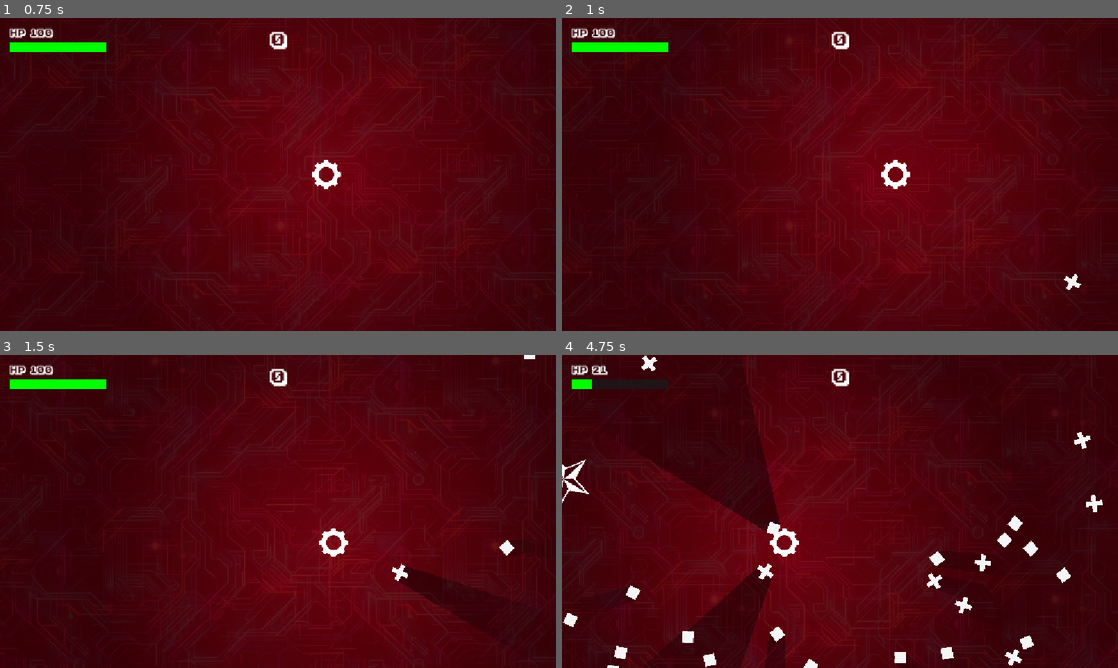
Above: before the commit, frames 1-4 (two rows, left to right).
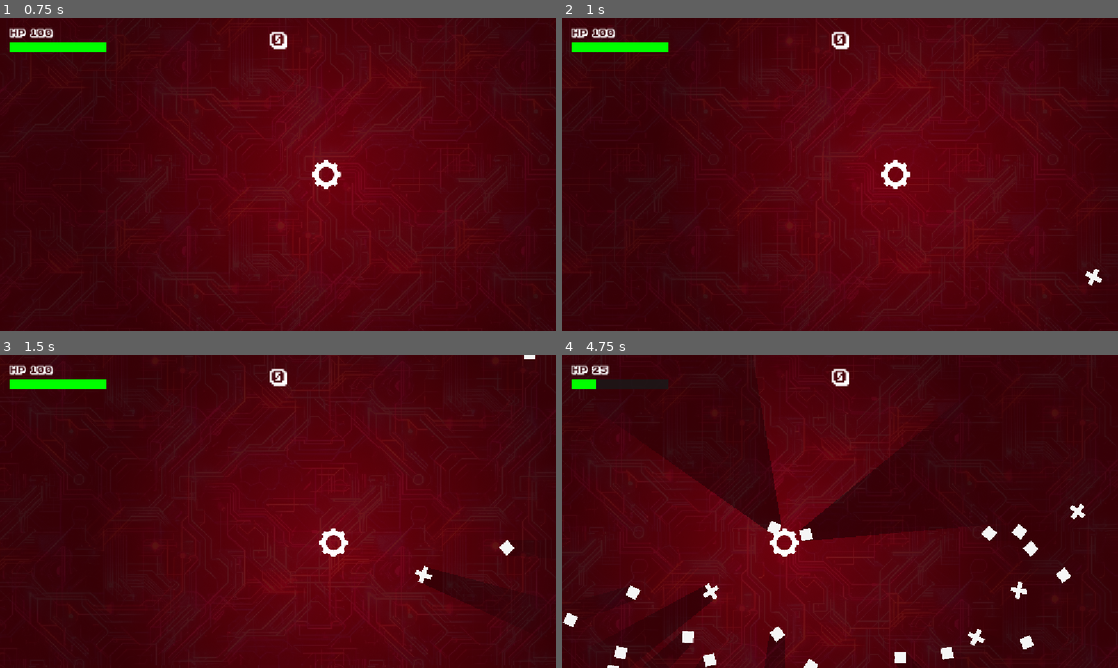
Above: after the commit, the same moments.

Repository: howardkam/Blockade
Game: Godot game, scene res://world_1.tscn
The game is run twice, just before and just after one commit, with the same random seed, the same clock (stepped at 60 frames per second) and the same inputs. Sound files missing from this copy of the repository are replaced by a short silence.
Inputs (mouse positions are in pixels of both pictures, inside the frame that each line leads up to):
- Up to frame 1 (0.75 s): tap Enter at 0.5 s; move the mouse to (400, 158) at 0.52 s; hold D (right) from 0.53 s (still down)
- Up to frame 2 (1 s): keep holding D (right)
- Up to frame 3 (1.5 s): move the mouse to (166, 527) at 1.27 s; release D (right) at 1.28 s; hold S (down) from 1.28 s (still down)
- Up to frame 4 (4.75 s): move the mouse to (895, 442) at 2.02 s; release S (down) at 2.03 s; hold D (right) 2.03-2.78 s; move the mouse to (812, 574) at 2.77 s; hold I (shootup) 2.78-3.53 s; move the mouse to (1006, 558) at 3.52 s; hold A (left) from 3.53 s (still down); move the mouse to (673, 464) at 4.27 s

Frame 1 is identical in both runs. In frame 2, 0.2% of the frame differs, in the area x 90-98%, y 80-87%; in frame 3, 0.8%; in frame 4, 8.4%, in the area x 0-98%, y 0-100%.

Commit message:
Enemy updates

Diff:
--- a/enemy_diamond.gd
+++ b/enemy_diamond.gd
@@ -1,4 +1,4 @@
-class_name Enemy
+
 extends CharacterBody2D
 
 @export var move_speed: float = 100.0
--- a/enemy_diamond.tscn
+++ b/enemy_diamond.tscn
@@ -3,7 +3,12 @@
 [ext_resource type="Texture2D" uid="uid://bvvbaa1i2hx4a" path="res://Assets/grey soft/Diamond (2).png" id="1_jut7n"]
 [ext_resource type="Script" uid="uid://cv57exfjqnmir" path="res://enemy_diamond.gd" id="2_script"]
 [ext_resource type="AudioStream" uid="uid://dl6rpjvqyrfy4" path="res://Assets/explosion1.wav" id="3_yx2pn"]
+[sub_resource type="Curve" id="Curve_large_to_small"]
+_data = [Vector2(0, 1), 0.0, 0.0, 0, 0, Vector2(1, 0), 0.0, 0.0, 0, 0]
 
+[sub_resource type="Gradient" id="Gradient_bright_to_dim"]
+offsets = PackedFloat32Array(0, 1)
+colors = PackedColorArray(1, 1, 1, 1, 0.05, 0.05, 0.05, 0)
 [sub_resource type="OccluderPolygon2D" id="OccluderPolygon2D_na3vj"]
 polygon = PackedVector2Array(0, -56.666664, -53.333332, 0, 0, 53.333332, 53.333332, 0)
 
@@ -20,22 +25,24 @@
 [node name="CollisionPolygon2D" type="CollisionPolygon2D" parent="." unique_id=1236449664]
 polygon = PackedVector2Array(0, -56, -54, -1, 0, 53, 55, -1)
 
-[node name="ExplosionParticles" type="CPUParticles2D" parent="." unique_id=50001]
+[node name="ExplosionParticles" type="CPUParticles2D" parent="."]
 emitting = false
-amount = 100
-lifetime = 0.6
+amount = 300
+lifetime = 0.8
 one_shot = true
 speed_scale = 1.5
 explosiveness = 1.0
 spread = 180.0
 gravity = Vector2(0, 0)
-initial_velocity_min = 700.0
-initial_velocity_max = 1000.0
-damping_min = 300.0
-damping_max = 500.0
-scale_amount_min = 4.0
-scale_amount_max = 10.0
+initial_velocity_min = 1100.0
+initial_velocity_max = 1600.0
+damping_min = 150.0
+damping_max = 250.0
+scale_amount_min = 8.0
+scale_amount_max = 20.0
+scale_amount_curve = SubResource("Curve_large_to_small")
 color = Color(1, 0.5, 0.2, 1)
+color_ramp = SubResource("Gradient_bright_to_dim")
 
 [node name="hitbox" type="Area2D" parent="." unique_id=1742936939]
 collision_layer = 2
--- a/enemy_gigantor.gd
+++ b/enemy_gigantor.gd
@@ -1,9 +1,9 @@
-
 extends CharacterBody2D
 
-@export var move_speed: float = 50.0
+@export var move_speed: float = 70.0
 @export var turn_speed: float = 7 # Turning rate in radians per second (~200°/sec)
-@export var max_health: int = 50
+@export var shrink_percentage: float = 1.0 # Percentage to shrink on each hit (5 = 5%)
+@export var min_scale_ratio: float = 0.05 # Explodes when reaching this size ratio (0.10 = 10%)
 @export var pointvalue: int = 100
 
 @onready var explosionsound = $explosion
@@ -13,12 +13,13 @@
 static var suppress_explosion_sounds: bool = false
 
 var player: Node2D = null
-var current_health: int
+var initial_scale: Vector2 = Vector2.ONE
+var current_scale_ratio: float = 1.0
 var cached_separation: Vector2 = Vector2.ZERO
 var frame_offset: int = 0
 
 func _ready():
-	current_health = max_health
+	initial_scale = scale
 	add_to_group("enemies")
 	frame_offset = get_instance_id() % 4
 
@@ -38,10 +39,10 @@
 	var final_direction = (direction + cached_separation * 1.2).normalized()
 	var target_angle = final_direction.angle() + PI / 2
 
-	# 1. Smoothly rotate facing angle toward target direction
+	# Smoothly rotate facing angle toward target direction
 	rotation = rotate_toward(rotation, target_angle, turn_speed * delta)
 
-	# 2. Drive velocity forward relative to facing rotation (UP vector offset by +PI/2 rotation)
+	# Drive velocity forward relative to facing rotation
 	velocity = Vector2.UP.rotated(rotation) * move_speed
 	move_and_slide()
 
@@ -63,34 +64,45 @@
 	return separation.normalized() if neighbor_count > 0 else Vector2.ZERO
 
 func take_damage(from_bomb: bool = false):
-	current_health -= 1
+	if from_bomb:
+		explode(true)
+		return
+
+	# Reduce current scale ratio by the shrink percentage
+	current_scale_ratio -= shrink_percentage / 100.0
 	modulate = Color.DODGER_BLUE
 
-	if current_health <= 0:
-		# Play explosion sound only if destroyed normally and sounds are not suppressed
-		if not from_bomb and not suppress_explosion_sounds and is_instance_valid(explosionsound):
-			explosionsound.add_to_group("enemy_explosion_sounds")
-			explosionsound.reparent(get_tree().current_scene)
-			explosionsound.global_position = global_position
-			explosionsound.play()
-			explosionsound.finished.connect(explosionsound.queue_free)
+	# Check if size reached or dropped below min_scale_ratio (10%)
+	if current_scale_ratio <= (min_scale_ratio + 0.001):
+		explode(false)
+	else:
+		scale = initial_scale * current_scale_ratio
 
-		var player = get_tree().get_first_node_in_group("player")
-		if player and player.has_method("add_score"):
-			player.add_score(pointvalue)
+func explode(from_bomb: bool = false):
+	# Play explosion sound only if destroyed normally and sounds are not suppressed
+	if not from_bomb and not suppress_explosion_sounds and is_instance_valid(explosionsound):
+		explosionsound.add_to_group("enemy_explosion_sounds")
+		explosionsound.reparent(get_tree().current_scene)
+		explosionsound.global_position = global_position
+		explosionsound.play()
+		explosionsound.finished.connect(explosionsound.queue_free)
 
-		spawn_score_label(pointvalue)
+	var player_node = get_tree().get_first_node_in_group("player")
+	if player_node and player_node.has_method("add_score"):
+		player_node.add_score(pointvalue)
 
-		if has_node("ExplosionParticles"):
-			var particles = $ExplosionParticles
-			particles.reparent(get_tree().current_scene)
-			particles.global_position = global_position
-			particles.emitting = true
+	spawn_score_label(pointvalue)
 
-			var particle_timer = get_tree().create_timer(1.0)
-			particle_timer.timeout.connect(particles.queue_free)
+	if has_node("ExplosionParticles"):
+		var particles = $ExplosionParticles
+		particles.reparent(get_tree().current_scene)
+		particles.global_position = global_position
+		particles.emitting = true
 
-		queue_free()
+		var particle_timer = get_tree().create_timer(1.0)
+		particle_timer.timeout.connect(particles.queue_free)
+
+	queue_free()
 
 func spawn_score_label(points: int):
 	var label = Label.new()
--- a/enemy_plus.gd
+++ b/enemy_plus.gd
@@ -1,10 +1,10 @@
 
 extends CharacterBody2D
 
-@export var move_speed: float = 200.0
-@export var turn_speed: float = 5 # Turning rate in radians per second (~200°/sec)
-@export var max_health: int = 4
-@export var pointvalue: int = 20
+@export var move_speed: float = 175.0
+@export var turn_speed: float = 2 # Turning rate in radians per second (~200°/sec)
+@export var max_health: int = 2
+@export var pointvalue: int = 10
 
 @onready var explosionsound = $explosion
 const WORLD_LIMIT_MIN = -3000.0
@@ -64,7 +64,7 @@
 
 func take_damage(from_bomb: bool = false):
 	current_health -= 1
-	modulate = Color.PURPLE
+	modulate = Color.WEB_PURPLE
 
 	if current_health <= 0:
 		# Play explosion sound only if destroyed normally and sounds are not suppressed
--- a/enemy_plus.tscn
+++ b/enemy_plus.tscn
@@ -6,6 +6,14 @@
 
 [sub_resource type="OccluderPolygon2D" id="OccluderPolygon2D_rokoa"]
 polygon = PackedVector2Array(-16, -56, -16, -16, -56, -16, -56, 16, -16, 16, -16, 56, 16, 56, 16, 16, 56, 16, 56, -16, 16, -16, 16, -56)
+
+[sub_resource type="Curve" id="Curve_er46q"]
+_data = [Vector2(0, 1), 0.0, 0.0, 0, 0, Vector2(1, 0), 0.0, 0.0, 0, 0]
+point_count = 2
+
+[sub_resource type="Gradient" id="Gradient_vkkbq"]
+offsets = PackedFloat32Array(0, 0.50617284, 1)
+colors = PackedColorArray(1, 0.03137255, 1, 1, 0.59607846, 0.20392157, 0.23921569, 1, 0.05, 0.05, 0.05, 0)
 
 [node name="EnemyPlus" type="CharacterBody2D" unique_id=223436986 groups=["enemy"]]
 texture_filter = 1
@@ -24,23 +32,6 @@
 [node name="CollisionPolygon2D" type="CollisionPolygon2D" parent="." unique_id=1410417472]
 polygon = PackedVector2Array(-16, -56, -16, -16, -56, -16, -56, 16, -16, 16, -16, 56, 16, 56, 16, 16, 56, 16, 56, -16, 16, -16, 16, -56)
 
-[node name="ExplosionParticles" type="CPUParticles2D" parent="." unique_id=2099954298]
-emitting = false
-amount = 200
-lifetime = 0.6
-one_shot = true
-speed_scale = 1.5
-explosiveness = 1.0
-spread = 180.0
-gravity = Vector2(0, 0)
-initial_velocity_min = 700.0
-initial_velocity_max = 1000.0
-damping_min = 300.0
-damping_max = 500.0
-scale_amount_min = 4.0
-scale_amount_max = 10.0
-color = Color(0.90703726, 0.42460835, 1, 1)
-
 [node name="hitbox" type="Area2D" parent="." unique_id=1541543315]
 collision_layer = 2
 collision_mask = 0
@@ -53,3 +44,24 @@
 [node name="explosion" type="AudioStreamPlayer2D" parent="." unique_id=1518598266 groups=["enemy_explosion_sounds"]]
 stream = ExtResource("3_er46q")
 volume_db = 10.0
+
+[node name="ExplosionParticles" type="CPUParticles2D" parent="." unique_id=114814616]
+emitting = false
+amount = 300
+lifetime = 0.8
+one_shot = true
+speed_scale = 1.5
+explosiveness = 1.0
+emission_shape = 1
+emission_sphere_radius = 1.0
+spread = 180.0
+gravity = Vector2(0, 0)
+initial_velocity_min = 1100.0
+initial_velocity_max = 1600.0
+damping_min = 150.0
+damping_max = 250.0
+scale_amount_min = 8.0
+scale_amount_max = 20.0
+scale_amount_curve = SubResource("Curve_er46q")
+color = Color(1, 0.5019608, 1, 1)
+color_ramp = SubResource("Gradient_vkkbq")
--- a/player.gd
+++ b/player.gd
@@ -6,7 +6,6 @@
 @export var move_speed: float = 500.0
 @export var fire_rate: float = 0.07
 
-# Health & Death configuration
 @export var max_health: float = 100.0
 @export var damage_per_second: float = 40.0
 
@@ -23,10 +22,12 @@
 @onready var hitbox: Area2D = $hitbox
 @onready var ui_layer: CanvasLayer = $UI
 @onready var sprite: Sprite2D = $"Gear(4)"
-@onready var injurysound = $injurysound
+@onready var injurysound: AudioStreamPlayer2D = $injurysound
 
 var health_bar: ProgressBar
 var health_label: Label
+var injury_fade_tween: Tween = null
+const INJURY_ORIGINAL_VOLUME: float = 10.0
 
 func _ready():
 	current_health = max_health
@@ -34,7 +35,6 @@
 	setup_health_ui()
 
 func setup_health_ui():
-	# Obtain or create ProgressBar inside CanvasLayer UI
 	if has_node("ProgressBar"):
 		health_bar = $ProgressBar
 		health_bar.reparent(ui_layer)
@@ -45,7 +45,6 @@
 		health_bar.name = "ProgressBar"
 		ui_layer.add_child(health_bar)
 
-	# Obtain or create Damage/Health Indicator Label in UI
 	if ui_layer.has_node("HealthLabel"):
 		health_label = ui_layer.get_node("HealthLabel")
 	else:
@@ -53,7 +52,6 @@
 		health_label.name = "HealthLabel"
 		ui_layer.add_child(health_label)
 
-	# Anchor and fix position to Upper-Left corner of screen UI
 	health_label.anchor_left = 0.0
 	health_label.anchor_top = 0.0
 	health_label.offset_left = 20.0
@@ -77,7 +75,6 @@
 	health_bar.max_value = max_health
 	health_bar.show_percentage = false
 
-	# Green health bar fill styling
 	var fill_style = StyleBoxFlat.new()
 	fill_style.bg_color = Color(0.0, 1.0, 0.0, 1.0)
 	health_bar.add_theme_stylebox_override("fill", fill_style)
@@ -111,7 +108,6 @@
 			get_tree().quit()
 		return
 
-	# 1. Movement
 	var move_dir = Input.get_vector("left", "right", "up", "down")
 	velocity = move_dir * move_speed
 	move_and_slide()
@@ -119,10 +115,8 @@
 	global_position.x = clamp(global_position.x, WORLD_LIMIT_MIN, WORLD_LIMIT_MAX)
 	global_position.y = clamp(global_position.y, WORLD_LIMIT_MIN, WORLD_LIMIT_MAX)
 
-	# 2. Check enemy contact damage & red pulse modulation
 	check_enemy_damage(delta)
 
-	# 3. 360° Analog Shooting
 	var shoot_dir = Input.get_vector("shootleft", "shootright", "shootup", "shootdown")
 
 	if not can_shoot:
@@ -155,28 +149,42 @@
 
 	if is_touching_enemy:
 		take_damage(damage_per_second * delta)
-
-		# Play audio continuously to completion, looping while damage continues
-		if injurysound and not injurysound.playing:
-			injurysound.play()
-
-		# Modulate sprite color oscillating between white and red while touching an enemy
+		start_injury_sound()
+
 		if sprite:
 			var pulse = (sin(Time.get_ticks_msec() * 0.02) + 1.0) * 0.5
 			sprite.modulate = Color.WHITE.lerp(Color.RED, pulse)
 	else:
-		# Stop sound when no longer taking damage
-		if injurysound and injurysound.playing:
-			injurysound.stop()
-
-		# Reset sprite modulate back to normal white when safe
+		stop_injury_sound_smooth(0.25)
 		if sprite:
 			sprite.modulate = Color.WHITE
+
+func start_injury_sound():
+	if not injurysound:
+		return
+	if injury_fade_tween and injury_fade_tween.is_running():
+		injury_fade_tween.kill()
+	injurysound.volume_db = INJURY_ORIGINAL_VOLUME
+	if not injurysound.playing:
+		injurysound.play()
+
+func stop_injury_sound_smooth(fade_time: float = 0.25):
+	if not injurysound or not injurysound.playing:
+		return
+	if injury_fade_tween and injury_fade_tween.is_running():
+		return
+
+	injury_fade_tween = create_tween()
+	injury_fade_tween.tween_property(injurysound, "volume_db", -80.0, fade_time)
+	injury_fade_tween.finished.connect(func():
+		if is_instance_valid(injurysound):
+			injurysound.stop()
+			injurysound.volume_db = INJURY_ORIGINAL_VOLUME
+	)
 
 func take_damage(amount: float):
 	current_health -= amount
 	current_health = max(current_health, 0.0)
-
 	update_health_ui()
 
 	if current_health <= 0.0 and not is_dead:
@@ -185,8 +193,7 @@
 func die():
 	is_dead = true
 	velocity = Vector2.ZERO
-	if injurysound and injurysound.playing:
-		injurysound.stop()
+	stop_injury_sound_smooth(0.15)
 	hide()
 
 	died.emit()
--- a/world_1.tscn
+++ b/world_1.tscn
@@ -4,7 +4,6 @@
 [ext_resource type="Script" uid="uid://dftuxifqbq8lq" path="res://world_1.gd" id="1_mqyi5"]
 [ext_resource type="Texture2D" uid="uid://ber6fytsvmj8l" path="res://Assets/background-blue2.jpg" id="4_1wjj6"]
 [ext_resource type="AudioStream" uid="uid://bevvbsm6wtsm1" path="res://Assets/musictrack1.wav" id="4_kdx2d"]
-[ext_resource type="PackedScene" uid="uid://cu485jghwebnu" path="res://bomb.tscn" id="5_kdx2d"]
 
 [node name="World 1" type="Node2D" unique_id=1017488468]
 script = ExtResource("1_mqyi5")
@@ -38,6 +37,3 @@
 volume_db = 5.0
 autoplay = true
 max_distance = 5000.0
-
-[node name="bomb" parent="." unique_id=2124733722 instance=ExtResource("5_kdx2d")]
-position = Vector2(36.365967, 913.303)
